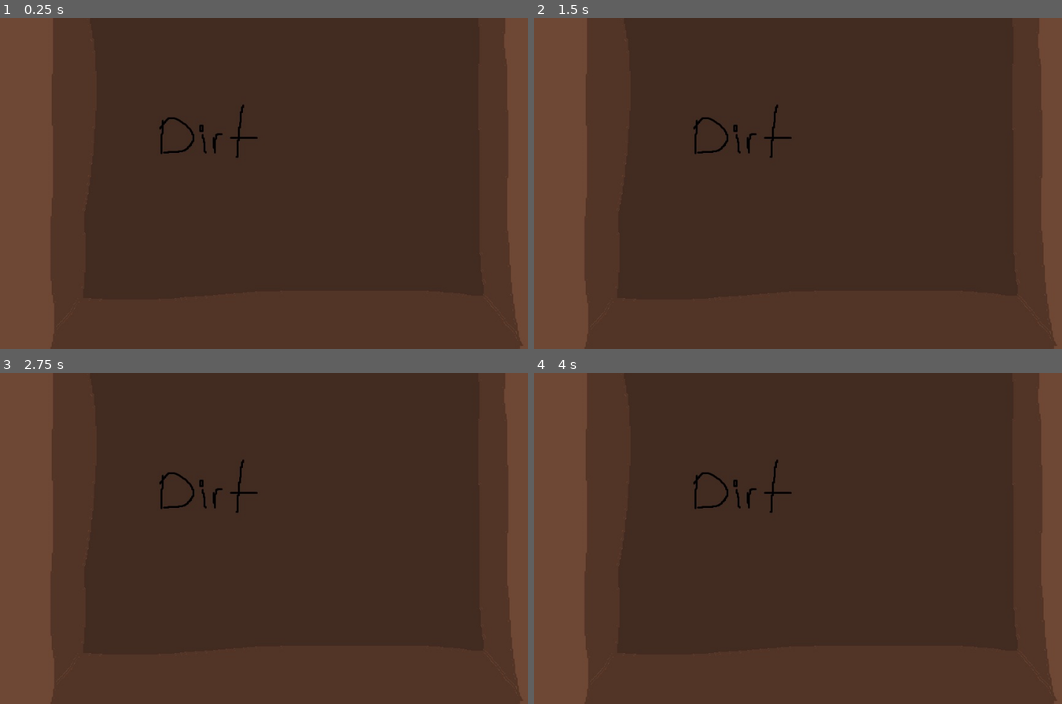
Above: before the commit, frames 1-4 (two rows, left to right).
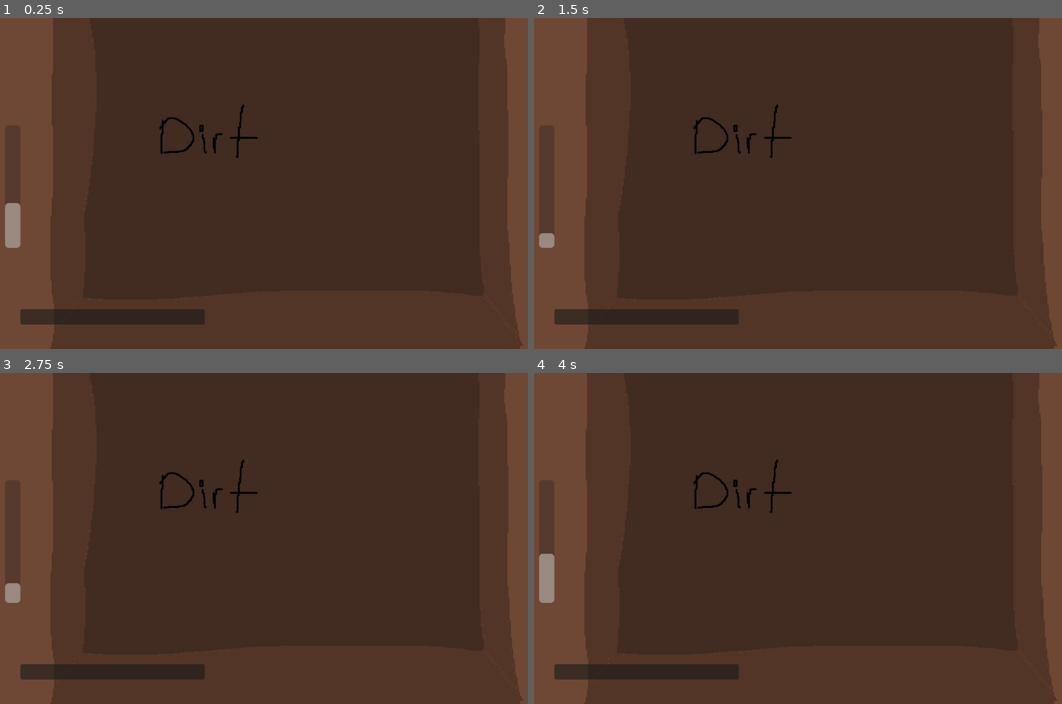
Above: after the commit, the same moments.

Repository: TezzyBear/brackeys-2025-2
Game: Godot game, scene res://scenes/dig.tscn
Same seed, same stepped clock (60 frames per second), same inputs: the game is played once before the commit and once after it.
Inputs:
- Up to frame 1 (0.25 s): no input
- Up to frame 2 (1.5 s): tap Enter at 1.25 s
- Up to frame 3 (2.75 s): no input
- Up to frame 4 (4 s): tap Space at 3.5 s

The runs differ from the first frame. In frame 1, 2.7% of the frame differs, in the area x 0-39%, y 32-93%; in frame 2, 2.7%; in frame 3, 2.7%; in frame 4, 2.7%.

Commit message:
ui base skeleton

Diff:
--- a/scenes/dig.tscn
+++ b/scenes/dig.tscn
@@ -1,7 +1,8 @@
-[gd_scene load_steps=3 format=3 uid="uid://cun7vhbhw8oyh"]
+[gd_scene load_steps=4 format=3 uid="uid://cun7vhbhw8oyh"]
 
 [ext_resource type="Script" uid="uid://degi8mgv1o5lo" path="res://scenes/dig_scene_manager.gd" id="1_cd2qk"]
 [ext_resource type="Texture2D" uid="uid://crbfhexg4kcb8" path="res://assets/images/bgs/bg_dirt.jpg" id="1_v8b4l"]
+[ext_resource type="PackedScene" uid="uid://1s8icgqleh81" path="res://scenes/ui/canvas_ui.tscn" id="3_mhjl4"]
 
 [node name="Main" type="Node2D"]
 script = ExtResource("1_cd2qk")
@@ -16,3 +17,5 @@
 grow_vertical = 2
 texture = ExtResource("1_v8b4l")
 metadata/_edit_use_anchors_ = true
+
+[node name="CanvasUI" parent="." instance=ExtResource("3_mhjl4")]
--- /dev/null
+++ b/scenes/ui/canvas_ui.tscn
@@ -0,0 +1,10 @@
+[gd_scene load_steps=3 format=3 uid="uid://1s8icgqleh81"]
+
+[ext_resource type="PackedScene" uid="uid://umwejshud0lh" path="res://scenes/ui/panel_sound.tscn" id="1_y2vrh"]
+[ext_resource type="PackedScene" uid="uid://ces3wna4uuv0e" path="res://scenes/ui/panel_stamina.tscn" id="2_h1r6l"]
+
+[node name="CanvasUI" type="CanvasLayer"]
+
+[node name="PanelSound" parent="." instance=ExtResource("1_y2vrh")]
+
+[node name="PanelStamina" parent="." instance=ExtResource("2_h1r6l")]
--- /dev/null
+++ b/scenes/ui/panel_sound.gd
@@ -0,0 +1,25 @@
+extends Panel
+
+@export var progress_bar:ProgressBar
+var direction: bool = true
+
+func _process(delta) -> void:
+	progress_bar_alter(delta)
+
+	pass
+
+
+func progress_bar_alter(delta: float) -> void:
+	if direction:
+		progress_bar.value -= 20 * delta
+		if progress_bar.value <= 0:
+			direction = false
+	else:
+		progress_bar.value += 20 * delta
+		if progress_bar.value >= 100:
+			direction = true
+
+func progress_bar_sparkle() -> void:
+	progress_bar.value
+	progress_bar
+	pass
--- /dev/null
+++ b/scenes/ui/panel_sound.tscn
@@ -0,0 +1,33 @@
+[gd_scene load_steps=2 format=3 uid="uid://umwejshud0lh"]
+
+[ext_resource type="Script" uid="uid://cnwycm5hvc31v" path="res://scenes/ui/panel_sound.gd" id="1_hgx5c"]
+
+[node name="PanelSound" type="Panel" node_paths=PackedStringArray("progress_bar")]
+self_modulate = Color(1, 1, 1, 0)
+anchors_preset = 4
+anchor_top = 0.5
+anchor_bottom = 0.5
+offset_left = 25.0
+offset_top = -100.0
+offset_right = 50.0
+offset_bottom = 100.0
+grow_vertical = 2
+script = ExtResource("1_hgx5c")
+progress_bar = NodePath("ProgressBar")
+
+[node name="ProgressBar" type="ProgressBar" parent="."]
+layout_mode = 1
+anchors_preset = 8
+anchor_left = 0.5
+anchor_top = 0.5
+anchor_right = 0.5
+anchor_bottom = 0.5
+offset_left = -12.5
+offset_top = -95.0
+offset_right = 12.5
+offset_bottom = 105.0
+grow_horizontal = 2
+grow_vertical = 2
+value = 40.0
+fill_mode = 3
+show_percentage = false
--- /dev/null
+++ b/scenes/ui/panel_stamina.tscn
@@ -0,0 +1,11 @@
+[gd_scene format=3 uid="uid://ces3wna4uuv0e"]
+
+[node name="PanelStamina" type="Panel"]
+anchors_preset = 2
+anchor_top = 1.0
+anchor_bottom = 1.0
+offset_left = 50.0
+offset_top = -65.0
+offset_right = 350.0
+offset_bottom = -40.0
+grow_vertical = 0
Not shown, added: scenes/ui/panel_sound.gd.uid
